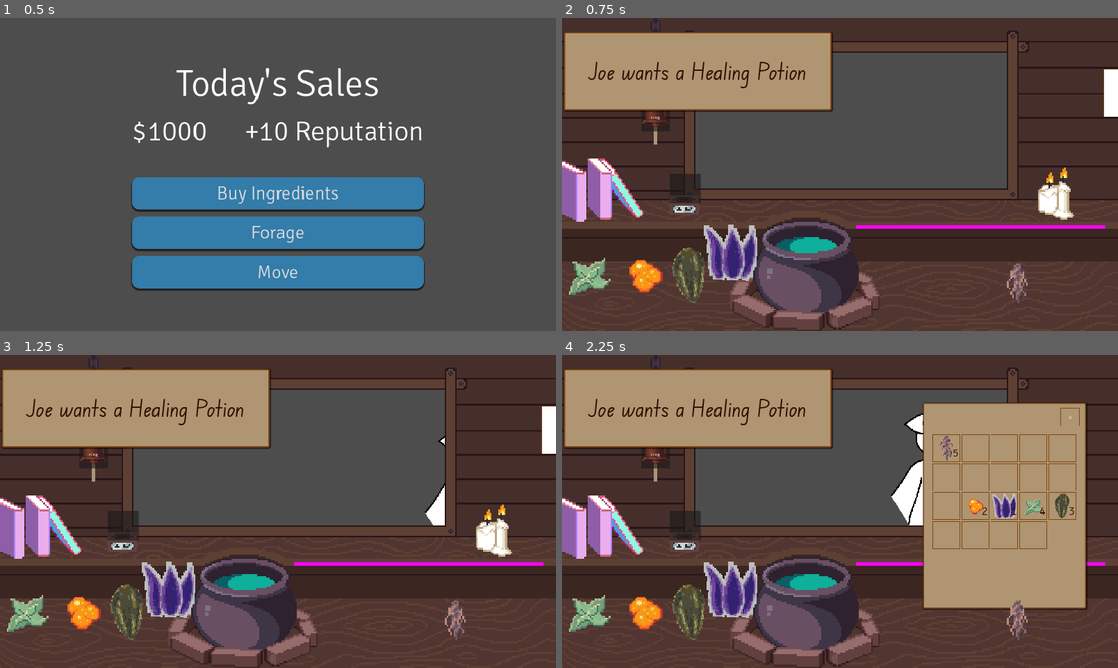
Above: before the commit, frames 1-4 (two rows, left to right).
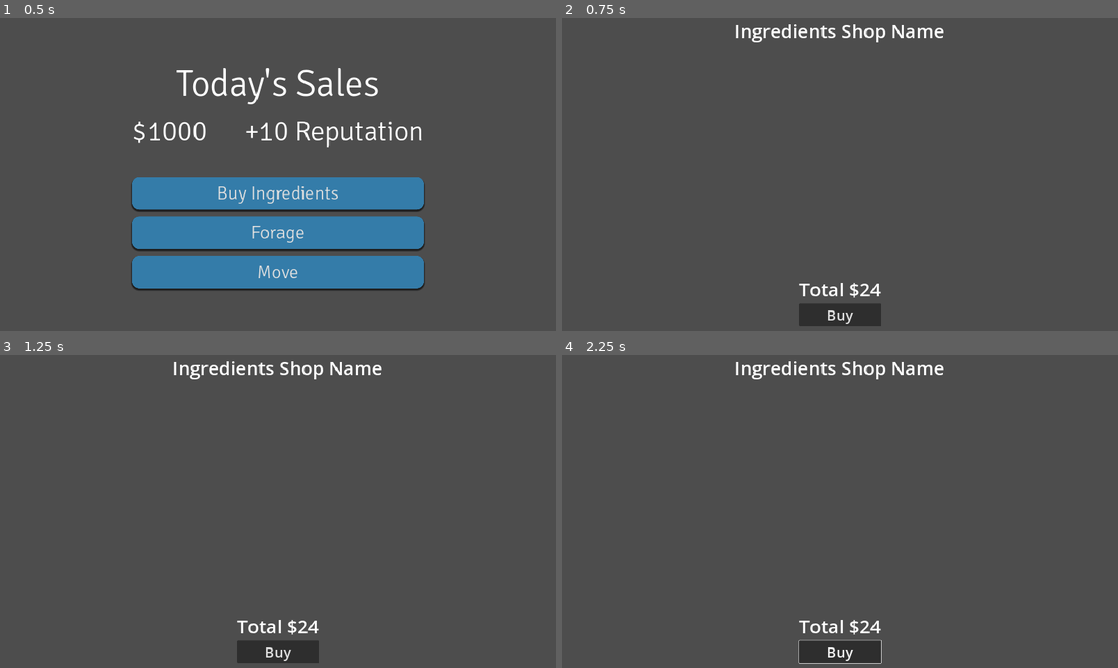
Above: after the commit, the same moments.

Repository: HuskyGameDev/2024s-team3
Game: Godot game, scene res://Scenes/Screens/NightMenu.tscn
Two runs of this game, one before a commit and one after it. Both use one fixed random seed, a clock stepped at 60 frames per second and the inputs below. This scene is started directly instead of the project's main scene.
Inputs (mouse positions are in pixels of both pictures, inside the frame that each line leads up to):
- Up to frame 1 (0.5 s): no input
- Up to frame 2 (0.75 s): click "Buy Ingredients" at 0.5 s
- Up to frame 3 (1.25 s): no input
- Up to frame 4 (2.25 s): click (840, 652) at 1.25 s, where only the run after the commit has a clickable "Buy"; click (1112, 430) at 2.02 s

Frame 1 is identical in both runs. In frame 2, 78% of the frame differs, in the area x 0-100%, y 0-100%; in frame 3, 79%; in frame 4, 85%.

Commit message:
beginnings of the ingredient shop

Diff:
--- a/Assets/Resources/Ingredients/sunflower_seeds.tres
+++ b/Assets/Resources/Ingredients/sunflower_seeds.tres
@@ -1,12 +1,12 @@
 [gd_resource type="Resource" script_class="Ingredient" load_steps=3 format=3 uid="uid://bs5kplnr37gpi"]
 
-[ext_resource type="Script" path="res://Scripts/Types/ingredient_data.gd" id="1_7itvs"]
-[ext_resource type="Texture2D" uid="uid://k1s0jbcfp0sn" path="res://Assets/Sprites/Ingredients/sunflower_seeds.png" id="1_no2h0"]
+[ext_resource type="Texture2D" uid="uid://k1s0jbcfp0sn" path="res://Assets/Sprites/Ingredients/sunflower_seeds.png" id="1_tuvkb"]
+[ext_resource type="Script" path="res://Scripts/Types/ingredient_data.gd" id="2_afoin"]
 
 [resource]
-script = ExtResource("1_7itvs")
+script = ExtResource("2_afoin")
 id = "sunflower_seeds"
 name = "Sunflower Seeds"
 description = "Always faces the sun."
 stackSize = 5
-image = ExtResource("1_no2h0")
+image = ExtResource("1_tuvkb")
--- a/Assets/Resources/Locations/grassy_clearing.tres
+++ b/Assets/Resources/Locations/grassy_clearing.tres
@@ -3,17 +3,17 @@
 [ext_resource type="Resource" uid="uid://d3fupcelkjl7c" path="res://Assets/Resources/Potions/healing_potion.tres" id="1_bisq4"]
 [ext_resource type="Script" path="res://Scripts/Types/customer_data.gd" id="2_agvqb"]
 [ext_resource type="Resource" uid="uid://j1712o0cshou" path="res://Assets/Resources/Potions/swiftness_potion.tres" id="3_fymwn"]
-[ext_resource type="Resource" uid="uid://c3557v37n0qi0" path="res://Assets/Resources/Ingredients/burdock_root.tres" id="4_pwjcl"]
+[ext_resource type="Resource" uid="uid://b5w54ye34m24m" path="res://Assets/Resources/Ingredients/nightshade_petals.tres" id="4_v6rii"]
 [ext_resource type="Resource" uid="uid://cugyrbnghr2mb" path="res://Assets/Resources/Ingredients/thistle_root.tres" id="5_pr1ya"]
 [ext_resource type="Script" path="res://Scripts/Types/location_data.gd" id="6_1swpe"]
 
-[sub_resource type="Resource" id="Resource_0yca8"]
+[sub_resource type="Resource" id="Resource_kqjkh"]
 script = ExtResource("2_agvqb")
 order = ExtResource("1_bisq4")
 orderPrice = 15
 reputationChange = 10
 
-[sub_resource type="Resource" id="Resource_3elro"]
+[sub_resource type="Resource" id="Resource_a8h6p"]
 script = ExtResource("2_agvqb")
 order = ExtResource("3_fymwn")
 orderPrice = 10
@@ -24,26 +24,28 @@
 id = "grassy_clearing"
 name = "Grassy Clearing"
 forage_table = {
-"common": [ExtResource("4_pwjcl")],
+"common": [ExtResource("4_v6rii")],
 "rare": [],
 "super_rare": [],
 "uncommon": [ExtResource("5_pr1ya")]
 }
 ingredients_shop_table = {
 "common": [{
+"cost": 10.0,
+"item": ExtResource("4_v6rii"),
+"quantity": 5.0
+}, {
 "cost": 5.0,
-"item": "burdock_root"
-}, {
-"cost": 10.0,
-"item": "nightshade_petals"
+"item": ExtResource("5_pr1ya"),
+"quantity": 10.0
 }],
 "rare": [],
 "super_rare": [],
 "uncommon": []
 }
 customer_request_table = {
-"common": [SubResource("Resource_0yca8")],
+"common": [SubResource("Resource_kqjkh")],
 "rare": [],
-"super_rare": [SubResource("Resource_3elro")],
+"super_rare": [SubResource("Resource_a8h6p")],
 "uncommon": []
 }
--- a/Assets/Resources/Locations/money_manor.tres
+++ b/Assets/Resources/Locations/money_manor.tres
@@ -1,22 +1,22 @@
 [gd_resource type="Resource" script_class="Location" load_steps=6 format=3 uid="uid://cfq4sndagbclp"]
 
-[ext_resource type="Resource" uid="uid://d3fupcelkjl7c" path="res://Assets/Resources/Potions/healing_potion.tres" id="1_lscg0"]
-[ext_resource type="Script" path="res://Scripts/Types/customer_data.gd" id="2_b1veg"]
-[ext_resource type="Resource" uid="uid://c3557v37n0qi0" path="res://Assets/Resources/Ingredients/burdock_root.tres" id="3_md1k1"]
-[ext_resource type="Script" path="res://Scripts/Types/location_data.gd" id="4_1dmit"]
+[ext_resource type="Resource" uid="uid://d3fupcelkjl7c" path="res://Assets/Resources/Potions/healing_potion.tres" id="1_dv076"]
+[ext_resource type="Script" path="res://Scripts/Types/customer_data.gd" id="2_uj7qi"]
+[ext_resource type="Resource" uid="uid://b5w54ye34m24m" path="res://Assets/Resources/Ingredients/nightshade_petals.tres" id="3_ic1re"]
+[ext_resource type="Script" path="res://Scripts/Types/location_data.gd" id="4_m20ae"]
 
-[sub_resource type="Resource" id="Resource_xyg81"]
-script = ExtResource("2_b1veg")
-order = ExtResource("1_lscg0")
+[sub_resource type="Resource" id="Resource_1ua23"]
+script = ExtResource("2_uj7qi")
+order = ExtResource("1_dv076")
 orderPrice = 15
 reputationChange = 10
 
 [resource]
-script = ExtResource("4_1dmit")
+script = ExtResource("4_m20ae")
 id = "money_manor"
 name = "Money Manor"
 forage_table = {
-"common": [ExtResource("3_md1k1")],
+"common": [ExtResource("3_ic1re")],
 "rare": [],
 "super_rare": [],
 "uncommon": []
@@ -25,13 +25,14 @@
 "common": [],
 "rare": [{
 "cost": 5.0,
-"item": "burdock_root"
+"item": ExtResource("3_ic1re"),
+"quantity": 1.0
 }],
 "super_rare": [],
 "uncommon": []
 }
 customer_request_table = {
-"common": [SubResource("Resource_xyg81")],
+"common": [SubResource("Resource_1ua23")],
 "rare": [],
 "super_rare": [],
 "uncommon": []
--- /dev/null
+++ b/Scenes/Screens/NightShop/NightShop.tscn
@@ -0,0 +1,47 @@
+[gd_scene load_steps=2 format=3 uid="uid://d2j3rg4f5xnau"]
+
+[ext_resource type="Script" path="res://Scripts/nightShop.gd" id="1_0wg31"]
+
+[node name="NightShop" type="Control"]
+layout_mode = 3
+anchors_preset = 15
+anchor_right = 1.0
+anchor_bottom = 1.0
+grow_horizontal = 2
+grow_vertical = 2
+script = ExtResource("1_0wg31")
+
+[node name="ShopNameLabel" type="Label" parent="."]
+layout_mode = 1
+anchors_preset = 5
+anchor_left = 0.5
+anchor_right = 0.5
+offset_left = -364.0
+offset_right = 364.0
+offset_bottom = 88.0
+grow_horizontal = 2
+theme_override_font_sizes/font_size = 64
+text = "Ingredients Shop Name"
+
+[node name="TotalInfoVBox" type="VBoxContainer" parent="."]
+layout_mode = 1
+anchors_preset = 7
+anchor_left = 0.5
+anchor_top = 1.0
+anchor_right = 0.5
+anchor_bottom = 1.0
+offset_left = -141.5
+offset_top = -188.0
+offset_right = 141.5
+grow_horizontal = 2
+grow_vertical = 0
+
+[node name="TotalCostLabel" type="Label" parent="TotalInfoVBox"]
+layout_mode = 2
+theme_override_font_sizes/font_size = 64
+text = "Total $24"
+
+[node name="BuyButton" type="Button" parent="TotalInfoVBox"]
+layout_mode = 2
+theme_override_font_sizes/font_size = 50
+text = "Buy"
--- /dev/null
+++ b/Scenes/Screens/NightShop/NightShopIngredient.tscn
@@ -0,0 +1,53 @@
+[gd_scene load_steps=2 format=3 uid="uid://dri47pkc6vp4w"]
+
+[ext_resource type="Texture2D" uid="uid://cpiu2shqy8d6l" path="res://Assets/Sprites/Ingredient Default.png" id="1_wskf1"]
+
+[node name="NightShopIngredient" type="Control"]
+layout_mode = 3
+anchors_preset = 15
+anchor_right = 1.0
+anchor_bottom = 1.0
+grow_horizontal = 2
+grow_vertical = 2
+
+[node name="VBoxContainer" type="VBoxContainer" parent="."]
+layout_mode = 0
+offset_right = 40.0
+offset_bottom = 40.0
+
+[node name="NameLabel" type="Label" parent="VBoxContainer"]
+layout_mode = 2
+text = "Sunflower Seeds - $3"
+
+[node name="TextureRect" type="TextureRect" parent="VBoxContainer"]
+layout_mode = 2
+texture = ExtResource("1_wskf1")
+expand_mode = 5
+stretch_mode = 6
+
+[node name="AmountForSaleLabel" type="Label" parent="VBoxContainer"]
+layout_mode = 2
+size_flags_horizontal = 8
+text = "5"
+horizontal_alignment = 2
+
+[node name="AmountHBox" type="HBoxContainer" parent="VBoxContainer"]
+layout_mode = 2
+size_flags_horizontal = 4
+
+[node name="DecreaseButton" type="Button" parent="VBoxContainer/AmountHBox"]
+layout_mode = 2
+text = "-"
+
+[node name="QuantityLabel" type="Label" parent="VBoxContainer/AmountHBox"]
+layout_mode = 2
+text = "0"
+
+[node name="IncreaseButton" type="Button" parent="VBoxContainer/AmountHBox"]
+layout_mode = 2
+text = "+"
+
+[node name="TotalCostLabel" type="Label" parent="VBoxContainer"]
+layout_mode = 2
+size_flags_horizontal = 4
+text = "$0"
--- a/Scripts/Types/location_data.gd
+++ b/Scripts/Types/location_data.gd
@@ -40,7 +40,20 @@
 		self.customer_request_table[rarity] = customerRequestArr
 
 	self.ingredients_shop_table = {}
-	ingredients_shop_table = shopTable
+	for rarity in shopTable:
+		var shopOfferingArr = []
+		for dict in shopTable[rarity]:
+			var item;
+			match dict.get("type"):
+				"ingredient":
+					item = ResourceLoader.load("res://Assets/Resources/Ingredients/" + dict.get("item") + ".tres")
+			shopOfferingArr.append({
+				"item": item,
+				"cost": dict.get("cost"),
+				"quantity": dict.get("quantity")
+			})
+		self.ingredients_shop_table[rarity] = shopOfferingArr
+
 
 ## Get Random Item Functions
 func forage_items(count:int) -> Array:
@@ -62,7 +75,22 @@
 	return foundItems
 
 func get_shop_offerings(count:int) -> Array:
-	return []
+	var shopItems = []
+	while true:
+		var f = randf()
+		var options:Array;
+		if f < COMMON_CHANCE: # 74% chance
+			options = ingredients_shop_table["common"]
+		elif f < UNCOMMON_CHANCE: # 20% chance
+			options = ingredients_shop_table["uncommon"]
+		elif f < RARE_CHANCE: # 5% chance
+			options = ingredients_shop_table["rare"]
+		else: # 1% chance
+			options = ingredients_shop_table["super_rare"]
+		if options.size() == 0: continue
+		shopItems.append(options[randi() % options.size()])
+		if shopItems.size() == count: break
+	return shopItems
 
 func get_customer_requests(count:int) -> Array[Customer]:
 	var requests:Array[Customer] = []
--- a/Scripts/nightMenu.gd
+++ b/Scripts/nightMenu.gd
@@ -1,9 +1,7 @@
 extends Node
 
-
 func _on_buy_button_pressed():
-	print("buying ingredients not implemented yet")
-	get_tree().change_scene_to_file("res://Scenes/Screens/Main.tscn")
+	get_tree().change_scene_to_file("res://Scenes/Screens/NightShop/NightShop.tscn")
 
 
 func _on_forage_button_pressed():
--- /dev/null
+++ b/Scripts/nightShop.gd
@@ -0,0 +1,7 @@
+extends Node
+
+
+func _ready():
+	var shopOfferings = PlayerData.save.currentLocation.get_shop_offerings(4)
+	for i in shopOfferings:
+		print(i)
Not shown, added: Assets/Data/Locations.txt
Not shown: 1 places in Assets/Resources/Ingredients/basil_herb.tres that only renumber resources
Not shown: 1 places in Assets/Resources/Ingredients/clover_leaves.tres that only renumber resources
Not shown: 1 places in Assets/Resources/Ingredients/lily_bulb.tres that only renumber resources
Not shown: 1 places in Assets/Resources/Ingredients/lupin_crop.tres that only renumber resources
Not shown: 1 places in Assets/Resources/Ingredients/nightshade_petals.tres that only renumber resources
Not shown: 1 places in Assets/Resources/Ingredients/peppermint_leaves.tres that only renumber resources
Not shown: 1 places in Assets/Resources/Ingredients/pine_resin.tres that only renumber resources
Not shown: 1 places in Assets/Resources/Ingredients/snowdrop_bulb.tres that only renumber resources
Not shown: 1 places in Assets/Resources/Ingredients/voodoo_lily.tres that only renumber resources
Not shown, changed: Assets/Sprites/customers/customer1.png.import
Not shown, changed: Assets/Sprites/customers/customer2.png.import
(and 1 more such lines)
